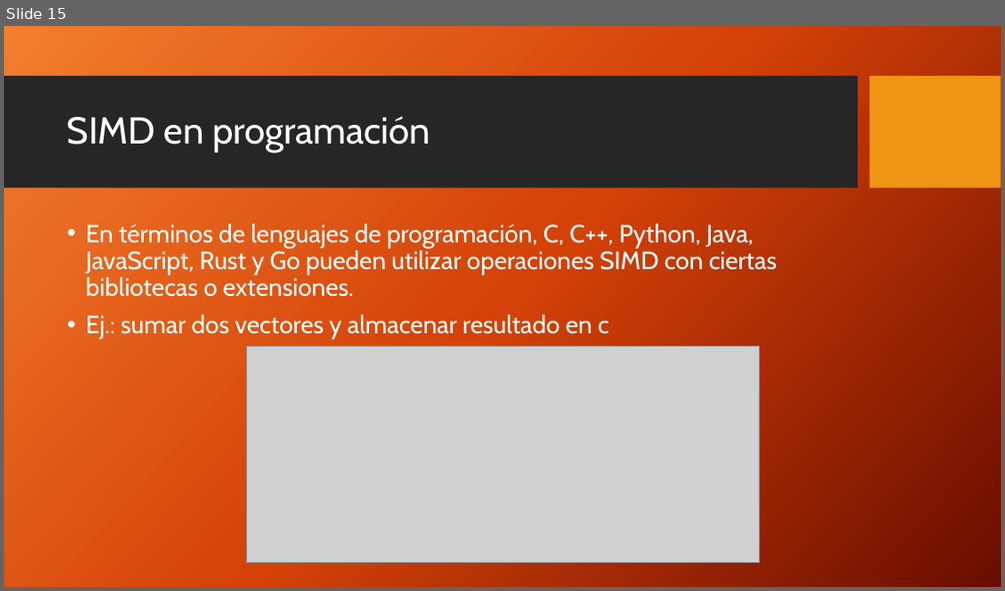
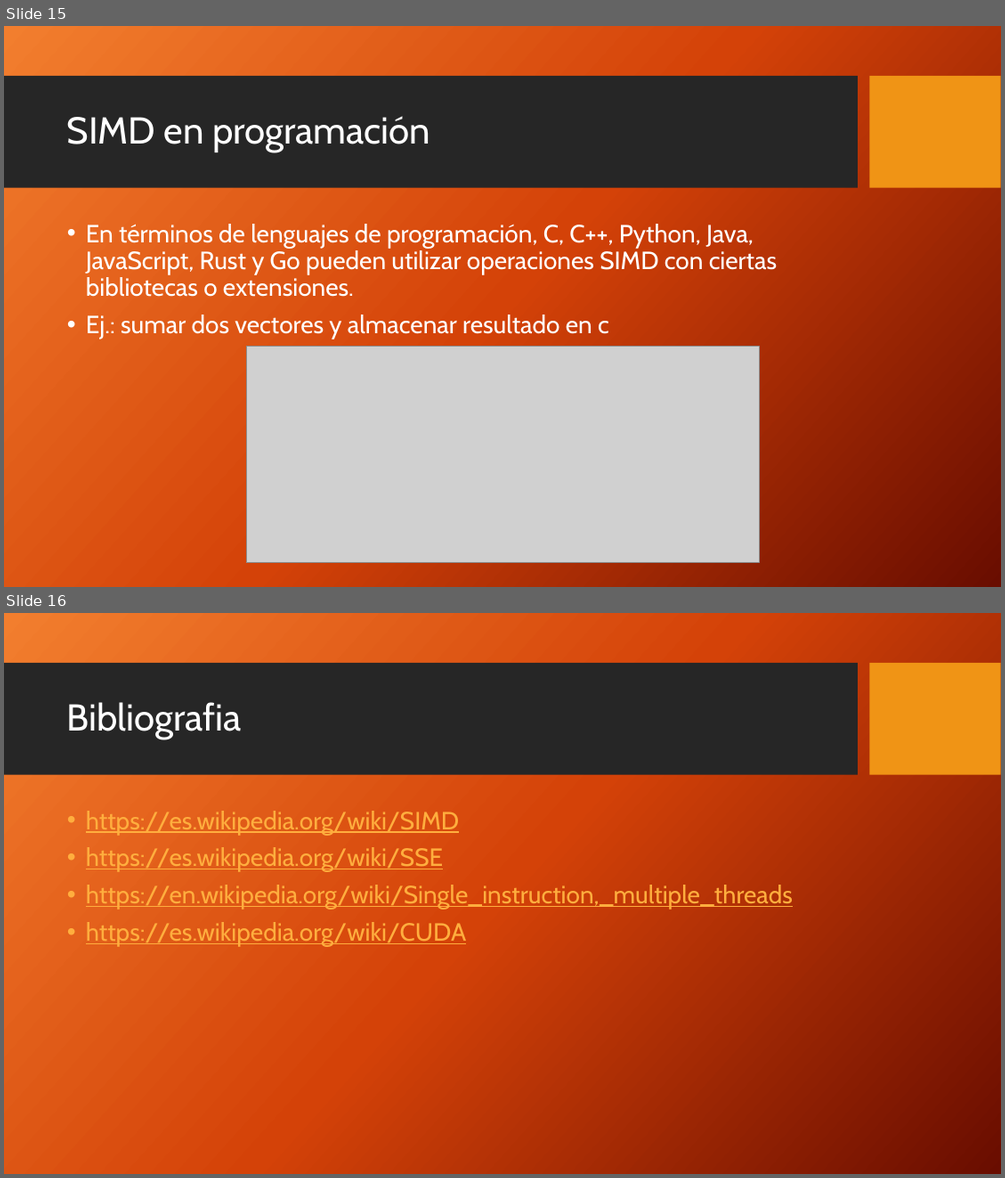
Before and after one commit to emi33/Segundo-Semestre-, a slide deck: Arquitectura de Hardware Computacional/Maquinas SIMD.pptx. Shown one above the other, each under a label of ours: slide 15 before the commit, slides 15 and 16 after it. The pictures are 1005x591 and 1005x1178 pixels, drawn with LibreOffice and Linux fonts; fonts in the diff are those of the drawing; grey boxes stand for pictures; background and template pictures are left out. Boxes give left, top, right and bottom in pixels: in the first picture for what was removed or moved away, otherwise in the second. Text is boxed around its words. In the diff, an @@ line names an element or a change of style, - is before the commit and + after.

Commit message:
simd

```diff
--- a/Arquitectura de Hardware Computacional/Maquinas SIMD.pptx
+++ b/Arquitectura de Hardware Computacional/Maquinas SIMD.pptx
@@ slide 16 added at [4,613,1001,1174], background picture (left out); not listed: 2 template elements that a slide beside it also shows @@
@@ title added at [67,702,242,739], 36 pt, text #FFFFFF @@
+Bibliografia
@@ text added at [86,811,793,947], 24 pt, text #FFAE3E, underline @@
+• https://es.wikipedia.org/wiki/SIMD
+• https://es.wikipedia.org/wiki/SSE
+• https://en.wikipedia.org/wiki/Single_instruction,_multiple_threads
+• https://es.wikipedia.org/wiki/CUDA
```
Also in this commit, not shown: 16 other files.
